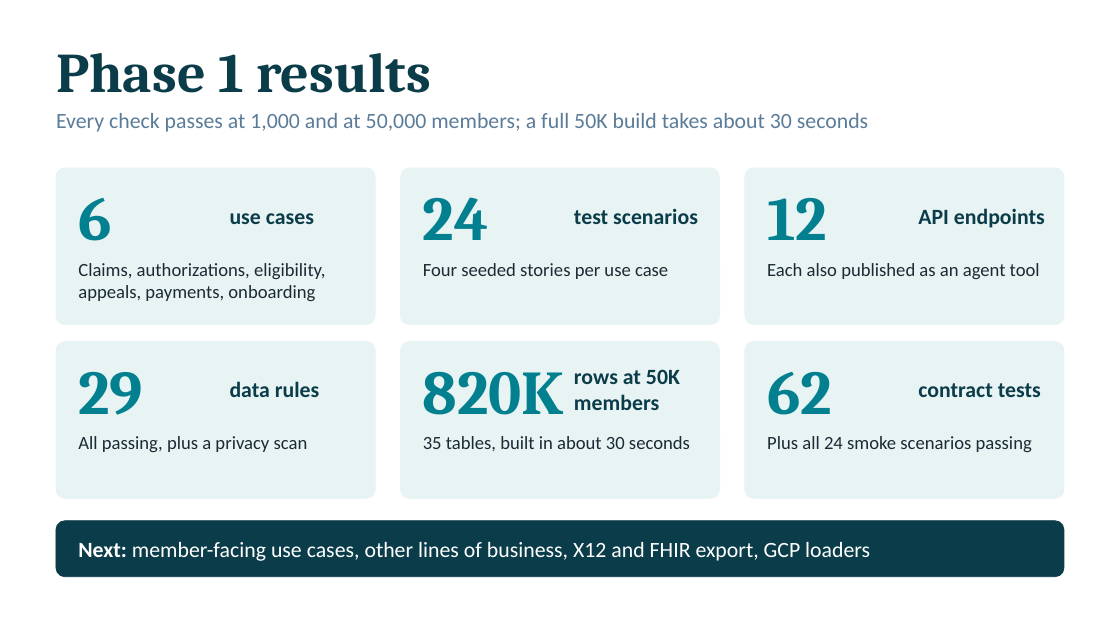
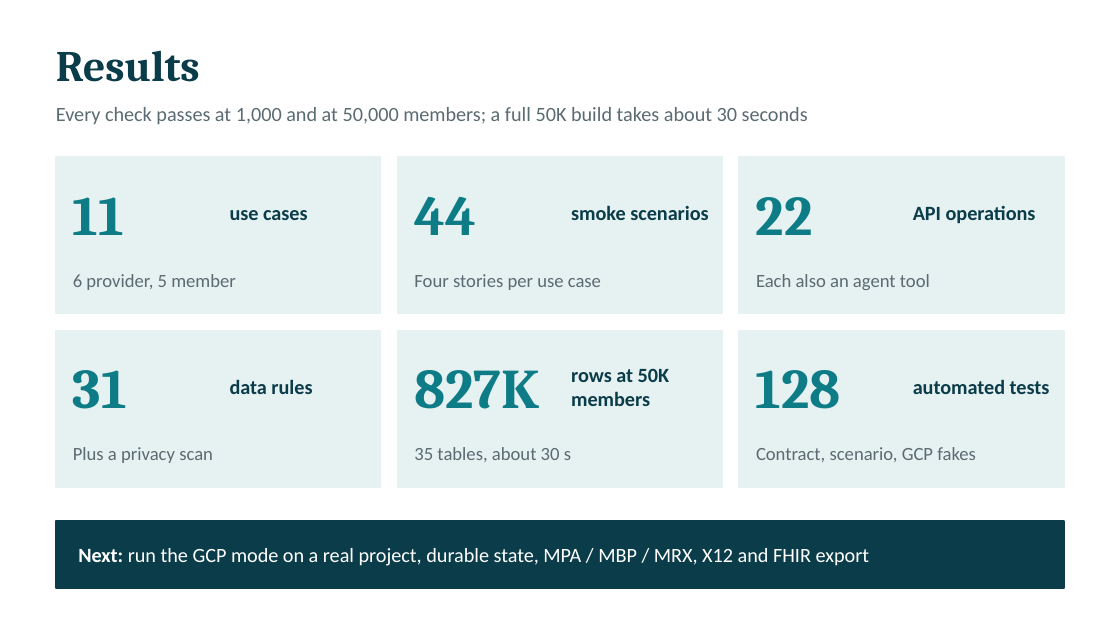
Before and after one commit to aravinda0216/hf-health-poc, a slide deck: slide 2 of docs/Healthcare_AI_Factory_Phase1.pptx. Drawn at 1120x630 pixels with LibreOffice and Linux fonts; fonts in the diff are those of the drawing. Boxes give left, top, right and bottom in pixels: in the first picture for what was removed or moved away, otherwise in the second. Text is boxed around its words. In the diff, an @@ line names an element or a change of style, - is before the commit and + after.

```diff
--- a/docs/Healthcare_AI_Factory_Phase1.pptx
+++ b/docs/Healthcare_AI_Factory_Phase1.pptx
@@ text at (56,50,200,82): text changed; size 36 to 28 pt @@
-Phase 1 results
+Results
@@ text "Every check passes at 1,000 ..." at (56,107,808,125): size 14 to 13 pt, text colour #5B7C99 to #5B6B72; less space between paragraphs; vertical alignment top to middle @@
@@ rectangle: place and size @@
-rectangle at (56,168,375,325)
+rectangle at (56,157,381,314)
@@ rectangle: place and size @@
-rectangle at (401,168,720,325)
+rectangle at (398,157,722,314)
@@ rounded rectangle to rectangle; fill #E8F3F3 to #E6F1F1; outline #E8F3F3 0.5 pt to #E6F1F1 1 pt in 6 elements at (398,330,722,487), (398,157,722,314), (56,330,381,487), (739,330,1064,487), (56,157,381,314), (739,157,1064,314) @@
@@ rectangle: place and size @@
-rectangle at (745,168,1064,325)
+rectangle at (739,157,1064,314)
@@ text at (73,197,124,235): text changed; size 40 to 36 pt; text colour #028090 to #0E7C86 @@
-6
+11
@@ text at (414,197,476,235): text changed; size 40 to 36 pt; text colour #028090 to #0E7C86 @@
-24
+44
@@ text at (571,205,708,220): text changed; size 14 to 13 pt @@
-test scenarios
+smoke scenarios
@@ text at (756,197,813,235): text changed; size 40 to 36 pt; text colour #028090 to #0E7C86 @@
-12
+22
@@ text at (913,206,1036,223): text changed; size 14 to 13 pt @@
-API endpoints
+API operations
@@ text at (73,274,236,290): text changed; text colour #1B2B34 to #5B6B72 @@
-Claims, authorizations, eligibility, appeals, payments, onboarding
+6 provider, 5 member
@@ text at (414,274,601,290): text changed; text colour #1B2B34 to #5B6B72 @@
-Four seeded stories per use case
+Four stories per use case
@@ text at (756,274,930,290): text changed; text colour #1B2B34 to #5B6B72 @@
-Each also published as an agent tool
+Each also an agent tool
@@ rectangle: place and size @@
-rectangle at (56,342,375,498)
+rectangle at (56,330,381,487)
@@ size 14 to 13 pt in 3 elements at (571,368,670,406), (230,210,308,220), (230,379,312,394) @@
@@ rectangle: place and size @@
-rectangle at (401,342,720,498)
+rectangle at (398,330,722,487)
@@ rectangle: place and size @@
-rectangle at (745,342,1064,498)
+rectangle at (739,330,1064,487)
@@ text at (73,370,127,409): text changed; size 40 to 36 pt; text colour #028090 to #0E7C86 @@
-29
+31
@@ text at (414,370,539,409): text changed; size 40 to 36 pt; text colour #028090 to #0E7C86 @@
-820K
+827K
@@ text at (756,370,841,409): text changed; size 40 to 36 pt; text colour #028090 to #0E7C86 @@
-62
+128
@@ text at (913,379,1050,394): text changed; size 14 to 13 pt @@
-contract tests
+automated tests
@@ text at (73,447,213,463): text changed; text colour #1B2B34 to #5B6B72 @@
-All passing, plus a privacy scan
+Plus a privacy scan
@@ text at (414,447,571,462): text changed; text colour #1B2B34 to #5B6B72 @@
-35 tables, built in about 30 seconds
+35 tables, about 30 s
@@ vertical alignment top to middle in 6 elements at (414,274,601,290), (756,274,930,290), (73,447,213,463), (414,447,571,462), (73,274,236,290), (756,447,976,462) @@
@@ text at (756,447,976,462): text changed; text colour #1B2B34 to #5B6B72 @@
-Plus all 24 smoke scenarios passing
+Contract, scenario, GCP fakes
@@ rectangle: place and size @@
-rectangle at (56,521,1064,577)
+rectangle at (56,521,1064,588)
@@ rectangle at (56,521,1064,588): rounded rectangle to rectangle; outline #0B3C49 0.5 pt to #0B3C49 1 pt @@
@@ text at (78,548,869,566): text changed; size 14 to 13 pt @@
-Next: member-facing use cases, other lines of business, X12 and FHIR export, GCP loaders
+Next: run the GCP mode on a real project, durable state, MPA / MBP / MRX, X12 and FHIR export
```
Also in this commit, not shown: 2 other slides changed, 4 slides added, 2 slides removed, 1 other file.
